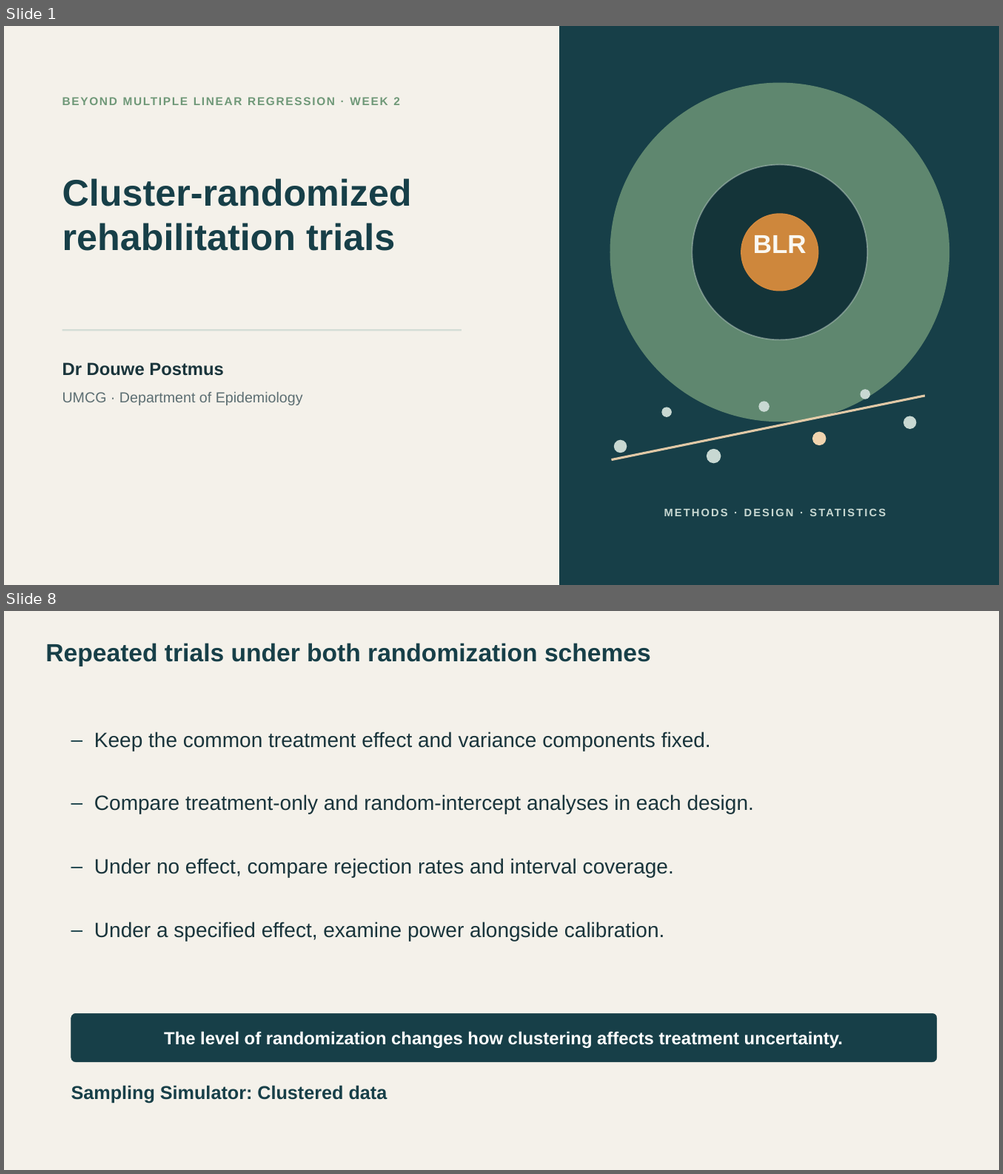
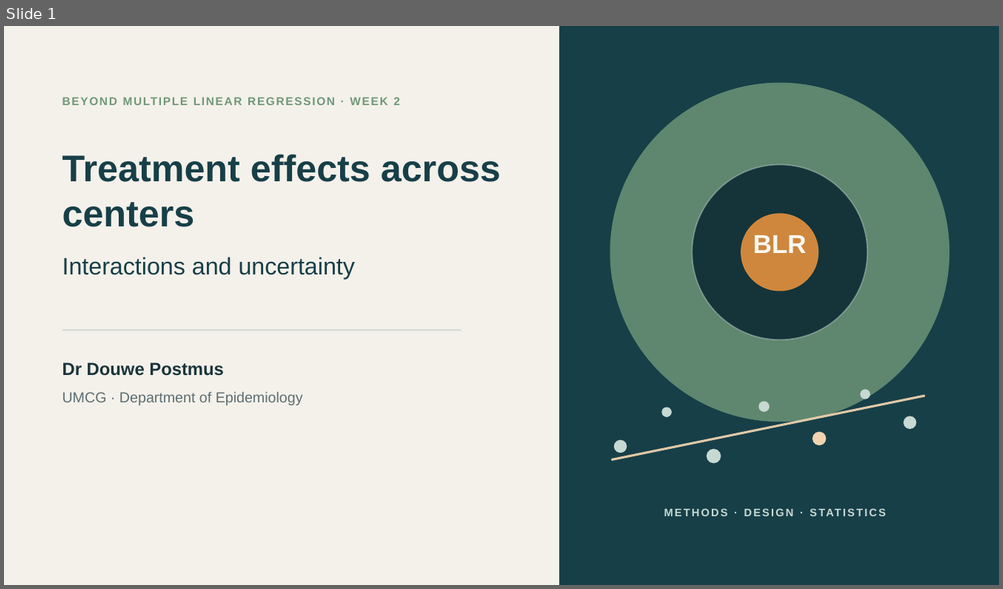
Before and after one commit to Postmus/BeyondMLR, a slide deck: lectures_2627/week2/Beyond_MLR_Week_2.pptx. Shown one above the other, each under a label of ours: slides 1 and 8 before the commit, slide 1 after it; the slides between them are not shown. The pictures are 1003x1174 and 1003x589 pixels, drawn with LibreOffice and Linux fonts; fonts in the diff are those of the drawing. Boxes give left, top, right and bottom in pixels: in the first picture for what was removed or moved away, otherwise in the second. Text is boxed around its words. In the diff, an @@ line names an element or a change of style, - is before the commit and + after.

Commit message:
Develop Week 2 lecture on treatment interactions and uncertainty

```diff
--- a/lectures_2627/week2/Beyond_MLR_Week_2.pptx
+++ b/lectures_2627/week2/Beyond_MLR_Week_2.pptx
@@ slide 8 removed at (4,611,999,1170), background #F4F1EA @@
@@ text removed at (45,643,651,667) @@
-Repeated trials under both randomization schemes
@@ text removed at (71,726,86,750) @@
-–
@@ text removed at (94,732,711,751) @@
-Keep the common treatment effect and variance components fixed.
@@ text removed at (71,790,86,813) @@
-–
@@ text removed at (94,795,754,815) @@
-Compare treatment-only and random-intercept analyses in each design.
@@ text removed at (71,854,86,877) @@
-–
@@ text removed at (94,858,674,877) @@
-Under no effect, compare rejection rates and interval coverage.
@@ text removed at (71,917,86,940) @@
-–
@@ text removed at (94,922,664,941) @@
-Under a specified effect, examine power alongside calibration.
@@ rounded rectangle removed at (71,1014,936,1062) @@
@@ text removed at (164,1031,842,1048) @@
-The level of randomization changes how clustering affects treatment uncertainty.
@@ text removed at (71,1085,387,1103) @@
-Sampling Simulator: Clustered data
@@ slide 1 changed as well @@
@@ text at (62,154,501,227): text changed @@
-Cluster-randomized rehabilitation trials
+Treatment effects across centers
@@ text added at (62,257,355,279), 23 pt, text #173F48 @@
+Interactions and uncertainty
```
Also in this commit, not shown: 25 slides added, 7 other slides removed, 53 other files.
